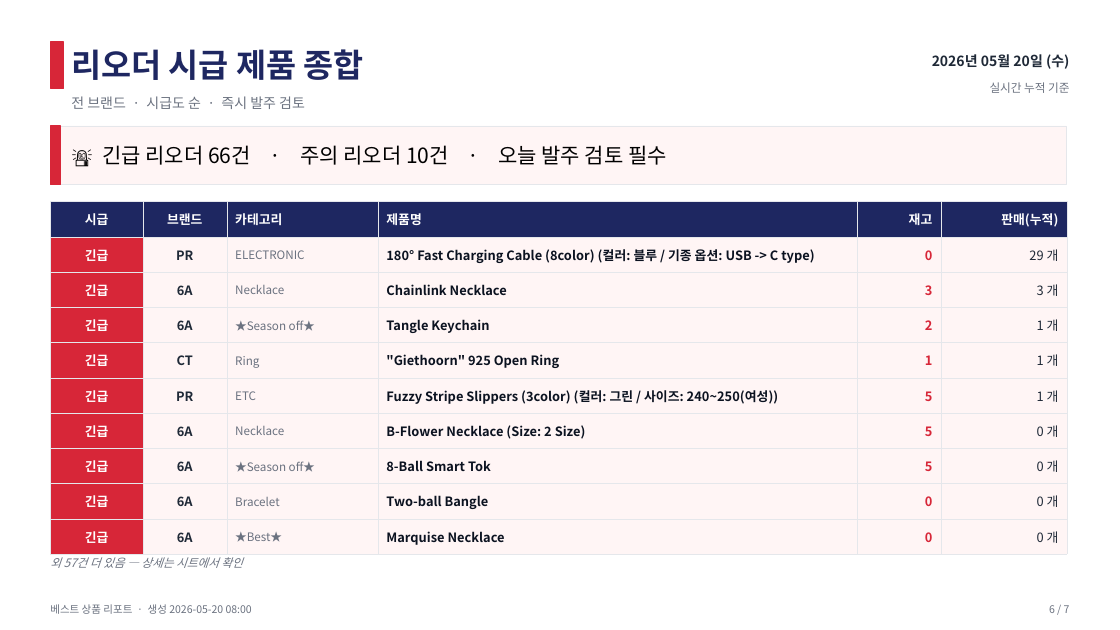
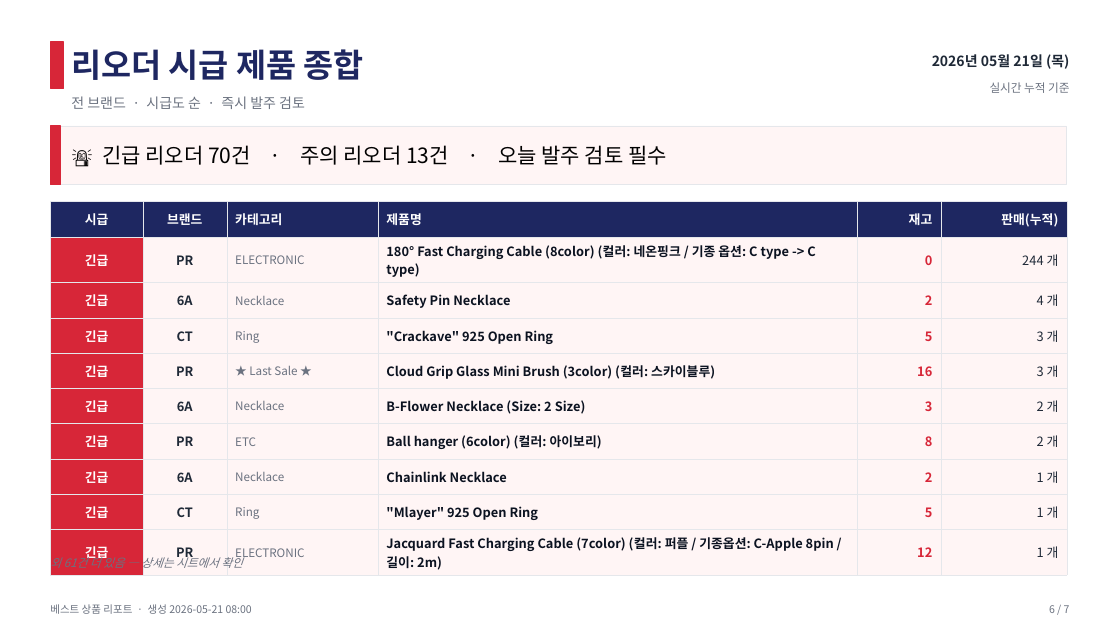
Before and after one commit to j65209/Brightbeed, a slide deck: slide 6 of data/sales-report.pptx. Drawn at 1120x630 pixels with LibreOffice and Linux fonts; fonts in the diff are those of the drawing. Boxes give left, top, right and bottom in pixels: in the first picture for what was removed or moved away, otherwise in the second. Text is boxed around its words. In the diff, an @@ line names an element or a change of style, - is before the commit and + after.

Commit message:
chore: 매출 PPT 업로드 (best-sellers-2026-05-21.pptx) [auto]

```diff
--- a/data/sales-report.pptx
+++ b/data/sales-report.pptx
@@ text at [932, 54, 1069, 69]: text changed @@
-2026년 05월 20일 (수)
+2026년 05월 21일 (목)
@@ text at [102, 145, 667, 165]: text changed @@
-🚨 긴급 리오더 66건 · 주의 리오더 10건 · 오늘 발주 검토 필수
+🚨 긴급 리오더 70건 · 주의 리오더 13건 · 오늘 발주 검토 필수
@@ table at [50, 202, 1067, 574] @@
-row 2, column 4: 180° Fast Charging Cable (8color) (컬러: 블루 / 기종 옵션: USB -> C type)
+row 2, column 4: 180° Fast Charging Cable (8color) (컬러: 네온핑크 / 기종 옵션: C type -> C type)
-row 2, column 6: 29 개
+row 2, column 6: 244 개
-row 3: 긴급 | 6A | Necklace | Chainlink Necklace | 3 | 3 개
+row 3: 긴급 | 6A | Necklace | Safety Pin Necklace | 2 | 4 개
-row 4: 긴급 | 6A | ★Season off★ | Tangle Keychain | 2 | 1 개
+row 4: 긴급 | CT | Ring | "Crackave" 925 Open Ring | 5 | 3 개
-row 5: 긴급 | CT | Ring | "Giethoorn" 925 Open Ring | 1 | 1 개
+row 5: 긴급 | PR | ★ Last Sale ★ | Cloud Grip Glass Mini Brush (3color) (컬러: 스카이블루) | 16 | 3 개
-row 6: 긴급 | PR | ETC | Fuzzy Stripe Slippers (3color) (컬러: 그린 / 사이즈: 240~250(여성)) | 5 | 1 개
+row 6: 긴급 | 6A | Necklace | B-Flower Necklace (Size: 2 Size) | 3 | 2 개
-row 7: 긴급 | 6A | Necklace | B-Flower Necklace (Size: 2 Size) | 5 | 0 개
+row 7: 긴급 | PR | ETC | Ball hanger (6color) (컬러: 아이보리) | 8 | 2 개
-row 8: 긴급 | 6A | ★Season off★ | 8-Ball Smart Tok | 5 | 0 개
+row 8: 긴급 | 6A | Necklace | Chainlink Necklace | 2 | 1 개
-row 9: 긴급 | 6A | Bracelet | Two-ball Bangle | 0 | 0 개
+row 9: 긴급 | CT | Ring | "Mlayer" 925 Open Ring | 5 | 1 개
-row 10: 긴급 | 6A | ★Best★ | Marquise Necklace | 0 | 0 개
+row 10: 긴급 | PR | ELECTRONIC | Jacquard Fast Charging Cable (7color) (컬러: 퍼플 / 기종옵션: C-Apple 8pin / 길이: 2m) | 12 | 1 개
@@ text at [50, 554, 242, 571]: text changed @@
-외 57건 더 있음 — 상세는 시트에서 확인
+외 61건 더 있음 — 상세는 시트에서 확인
@@ text at [50, 604, 252, 614]: text changed @@
-베스트 상품 리포트 · 생성 2026-05-20 08:00
+베스트 상품 리포트 · 생성 2026-05-21 08:00
```
Also in this commit, not shown: 6 other slides changed.
